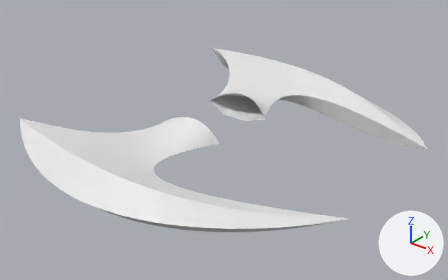
The Blender file workshop/models/glider/glider4.blend: old version first, new version second.
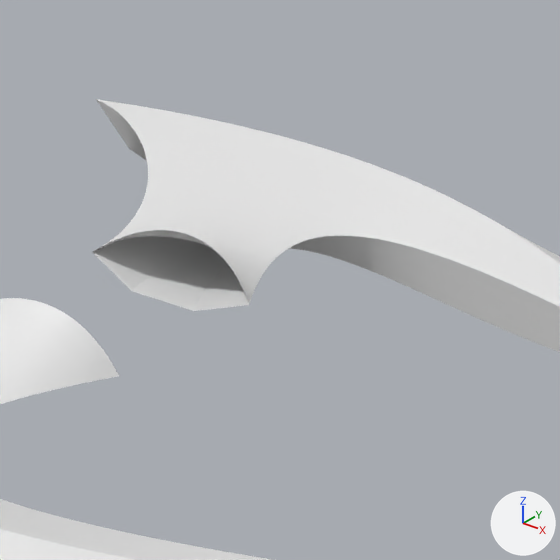
Old and new are each drawn whole from a 50 mm camera at (1.873, -2.344, 1.463) aimed at (0.073, -0.095, 0.069) and again close up on the part from 40% to 83% of the width and 5% to 74% of the height. Every picture has the same lights, and +X, +Y and +Z are marked at lower right.

Objects in the first close-up: 'meshed_raw.008'.
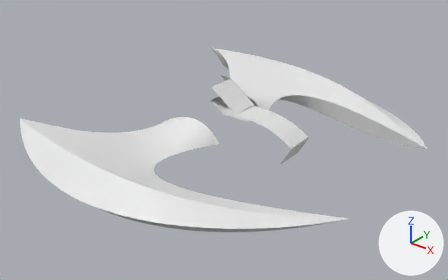
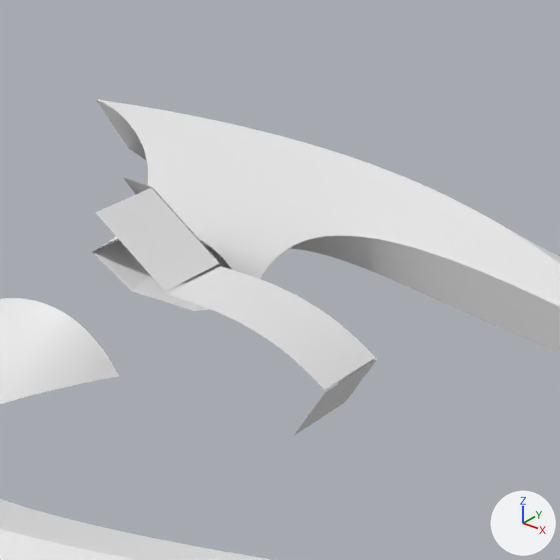
Commit message: worked on glider model

Changed parts and their boxes (x1, y1, x2, y2) in the close-ups (560 x 560 px):
'BezierCurve', added: after (167, 266, 375, 390)
'Plane.001', added: after (95, 178, 220, 291)
'Plane', added: after (295, 358, 377, 435)

The change, as a list of edits to the scene's bpy script:
```text
Add me_plane_001:
    me_plane_001.from_pydata([(0.14, -0.064, 0.052), (0.015, -0.064, -0.061), (0.14, 0.064, 0.052), (0.015, 0.064, -0.061), (0.14, 0.066, 0.052), (0.015, 0.066, -0.061), (-0.044, 0.133, 0.036), (-0.074, 0.106, -0.04)], [], [(0, 1, 3, 2), (4, 5, 7, 6)])
Add me_plane:
    me_plane.from_pydata([(0.399, -0.064, 0.13), (0.353, -0.064, 0.05), (0.399, 0.064, 0.13), (0.353, 0.064, 0.05), (0.399, 0.066, 0.13), (0.353, 0.066, 0.05), (0.314, 0.143, 0.104), (0.286, 0.14, 0.05)], [], [(0, 1, 3, 2), (4, 5, 7, 6)])
Add cu_beziercurve_001:
    cu_beziercurve_001 = bpy.data.curves.new('BezierCurve.001', 'CURVE')
    cu_beziercurve_001.dimensions = '3D'
    _sp = cu_beziercurve_001.splines.new('BEZIER'); _sp.bezier_points.add(1)
    _sp.bezier_points.foreach_set('co', [0.131, 0.0, 0.0, -0.131, 0.0654, 0.0])
    _sp.bezier_points.foreach_set('handle_left', [0.207, -0.053, 0.0, -0.0531, 0.0654, 0.0])
    _sp.bezier_points.foreach_set('handle_right', [0.0371, 0.0654, 0.0, -0.262, 0.0654, 0.0])
    for _p, _l, _r in zip(_sp.bezier_points, ['ALIGNED', 'ALIGNED'], ['ALIGNED', 'ALIGNED']): _p.handle_left_type = _l; _p.handle_right_type = _r
    _sp.order_u = 0
    _sp.order_v = 0
    _sp.resolution_u = 32
    cu_beziercurve_001.use_path = True
    cu_beziercurve_001.use_path_clamp = True
    cu_beziercurve_001.extrude = 0.06
    cu_beziercurve_001.resolution_u = 32
    cu_beziercurve_001.fill_mode = 'FULL'
Add ob_plane_001:
    ob_plane_001 = bpy.data.objects.new('Plane.001', me_plane_001)
    ob_plane_001.location = (-0.039, 0.0, 0.273)
    ob_plane_001.scale = (1.24, 1.26, -0.962)
Add ob_beziercurve:
    ob_beziercurve = bpy.data.objects.new('BezierCurve', cu_beziercurve_001)
    ob_beziercurve.location = (0.302, 0.0, 0.137)
    ob_beziercurve.rotation_euler = (1.571, 0.0, 0.0)  # degrees (90, 0, 0)
    ob_beziercurve.scale = (1.26, 1.26, 1.33)
Add ob_plane:
    ob_plane = bpy.data.objects.new('Plane', me_plane)
    ob_plane.location = (-0.035, 0.0, -0.032)
    ob_plane.scale = (1.26, 1.26, 1.26)
```
